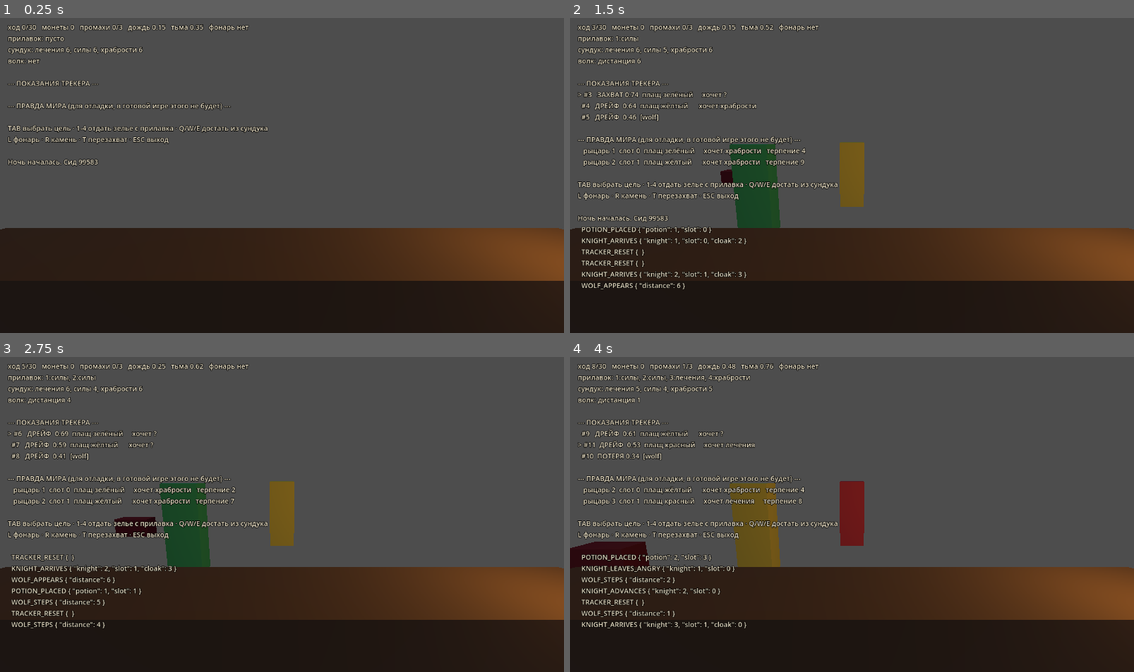
Above: before the commit, frames 1-4 (two rows, left to right).
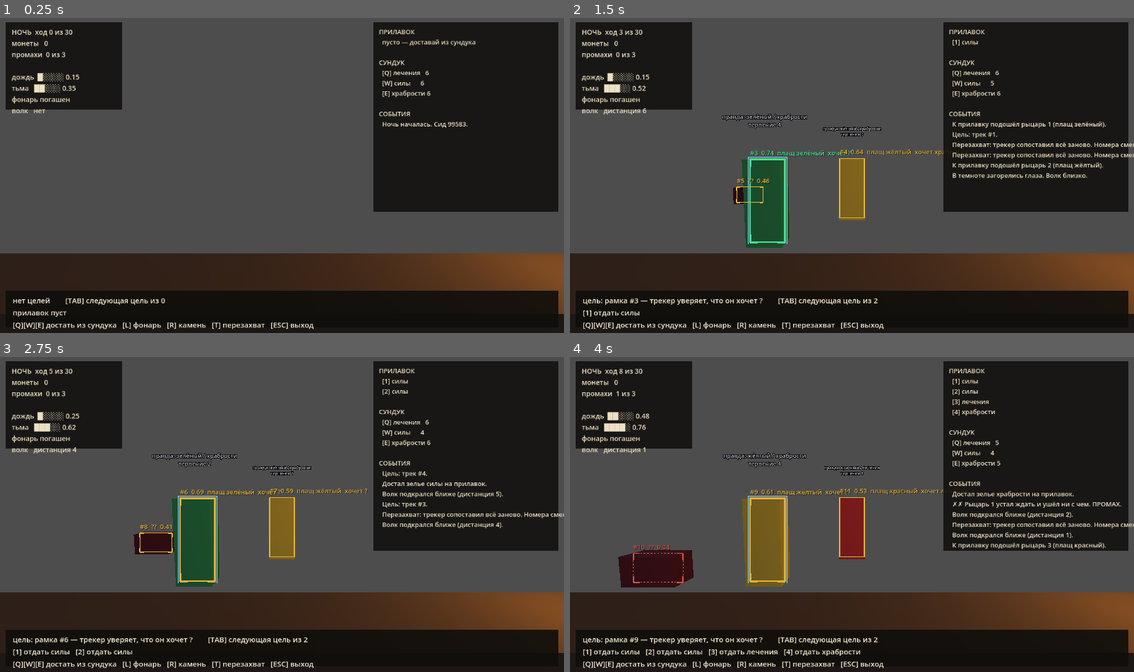
Above: after the commit, the same moments.

Repository: Azidaan/FlyNight
Game: Godot game, scene res://src/view/main.tscn
The game is run twice, just before and just after one commit, with the same random seed, the same clock (stepped at 60 frames per second) and the same inputs.
Inputs:
- Up to frame 1 (0.25 s): no input
- Up to frame 2 (1.5 s): tap Enter at 0.5 s; hold W 0.53-1.28 s; tap Tab at 0.6 s; tap Space at 0.77, 1.25 s; tap T at 0.8, 1.35 s
- Up to frame 3 (2.75 s): tap Space at 1.52 s; tap Tab at 1.55, 2.1 s; tap Enter at 2 s; hold W from 2.03 s (still down); tap T at 2.3 s
- Up to frame 4 (4 s): tap Space at 2.75, 3.02, 3.77 s; tap Q at 2.85 s; tap Tab at 3.05 s; tap Enter at 3.5 s; release W at 3.53 s; tap E at 3.6 s; tap T at 3.8 s

The runs differ from the first frame. In frame 1, 37% of the frame differs, in the area x 0-100%, y 1-99%; in frame 2, 41%; in frame 3, 42%; in frame 4, 42%.

Commit message:
feat: настоящие рамки трекинга и понятный интерфейс
По итогам первого плейтеста: было непонятно, что происходит.
Причина глубже интерфейса - игра про рамки, а рамок на экране
не было. Кубы отдельно, таблица с номерами отдельно, связать нечем.

- boxes.gd: проекция объектов из 3D в экранные рамки с уголками,
  цвет по состоянию трека, подпись #N / плащ / чего хочет
- правда мира вынесена табличкой Label3D над самим рыцарем -
  расхождение с рамкой видно не сводя глаз с одного места
- лог событий по-русски вместо KIND {dict}
- подсказки клавиш по контексту: не 1-4 отдать, а конкретное
  отдать лечения выбранной цели
- HUD разнесён на три блока по углам вместо одной простыни

Co-Authored-By: Claude Fable 5 <noreply@anthropic.com>

Diff:
--- /dev/null
+++ b/src/hud/boxes.gd
@@ -0,0 +1,110 @@
+extends Control
+
+## Рамки трекинга: проекция объектов из 3D в экранные прямоугольники.
+## Это визуальная суть игры — игрок видит сцену, но опознаёт объекты
+## только по тому, что написано на рамке.
+
+const COLOR_LOCKED := Color(0.27, 0.87, 0.56)
+const COLOR_DRIFTING := Color(0.88, 0.69, 0.21)
+const COLOR_LOST := Color(0.85, 0.32, 0.29)
+const COLOR_SELECTED := Color(0.56, 0.83, 1.0)
+
+var camera: Camera3D
+var entries: Array = []   # [{pos, size, track}]
+var selected_track_id: int = -1
+
+func set_entries(cam: Camera3D, list: Array, sel: int) -> void:
+	camera = cam
+	entries = list
+	selected_track_id = sel
+	queue_redraw()
+
+func _draw() -> void:
+	if camera == null:
+		return
+
+	var font := ThemeDB.fallback_font
+	for e in entries:
+		var world: Vector3 = e["pos"]
+		if camera.is_position_behind(world):
+			continue
+
+		var half: Vector3 = e["size"] * 0.5
+		var top := camera.unproject_position(world + Vector3(0, half.y, 0))
+		var bottom := camera.unproject_position(world - Vector3(0, half.y, 0))
+		var side := camera.unproject_position(world + Vector3(half.x, 0, 0))
+		var centre := camera.unproject_position(world)
+
+		var h: float = absf(bottom.y - top.y)
+		var w: float = maxf(absf(side.x - centre.x) * 2.0, 18.0)
+		var rect := Rect2(centre.x - w * 0.5, top.y, w, h)
+
+		var tr: Track = e["track"]
+		var col := _colour_for(tr)
+		var selected := tr.track_id == selected_track_id
+		var width := 3.0 if selected else 1.5
+
+		if tr.state == PN.TrackState.LOST:
+			_draw_dashed(rect, col, width)
+		else:
+			draw_rect(rect, col, false, width)
+
+		# уголки — так рамка читается как прицел, а не как окно
+		var tick := minf(w, h) * 0.22
+		for corner in [
+			[rect.position, Vector2(tick, 0), Vector2(0, tick)],
+			[rect.position + Vector2(rect.size.x, 0), Vector2(-tick, 0), Vector2(0, tick)],
+			[rect.position + Vector2(0, rect.size.y), Vector2(tick, 0), Vector2(0, -tick)],
+			[rect.end, Vector2(-tick, 0), Vector2(0, -tick)],
+		]:
+			draw_line(corner[0], corner[0] + corner[1], col, width + 1.0)
+			draw_line(corner[0], corner[0] + corner[2], col, width + 1.0)
+
+		if selected:
+			draw_rect(rect.grow(4.0), COLOR_SELECTED, false, 1.0)
+
+		var label := _label_for(tr)
+		var text_pos := Vector2(rect.position.x, rect.position.y - 8.0)
+		draw_string(font, text_pos + Vector2(1, 1), label,
+			HORIZONTAL_ALIGNMENT_LEFT, -1, 13, Color(0, 0, 0, 0.85))
+		draw_string(font, text_pos, label,
+			HORIZONTAL_ALIGNMENT_LEFT, -1, 13, col)
+
+func _colour_for(tr: Track) -> Color:
+	match tr.state:
+		PN.TrackState.LOCKED: return COLOR_LOCKED
+		PN.TrackState.DRIFTING: return COLOR_DRIFTING
+	return COLOR_LOST
+
+func _label_for(tr: Track) -> String:
+	if tr.kind == &"wolf":
+		return "#%d  ??  %.2f" % [tr.track_id, tr.conf]
+	if tr.kind == &"coin":
+		return "#%d  монета  %.2f" % [tr.track_id, tr.conf]
+	if tr.state == PN.TrackState.LOST:
+		return "#%d  ПОТЕРЯН  %.2f" % [tr.track_id, tr.conf]
+	return "#%d  %.2f  плащ %s  хочет %s" % [
+		tr.track_id, tr.conf,
+		PN.cloak_name(tr.remembered_cloak),
+		PN.potion_name(tr.remembered_order)]
+
+func _draw_dashed(rect: Rect2, col: Color, width: float) -> void:
+	var step := 7.0
+	for corner in [
+		[rect.position, Vector2(rect.size.x, 0)],
+		[rect.position + Vector2(rect.size.x, 0), Vector2(0, rect.size.y)],
+		[rect.position + Vector2(0, rect.size.y), Vector2(rect.size.x, 0)],
+		[rect.position, Vector2(0, rect.size.y)],
+	]:
+		var start: Vector2 = corner[0]
+		var span: Vector2 = corner[1]
+		var length := span.length()
+		if length <= 0.0:
+			continue
+		var dir := span / length
+		var t := 0.0
+		while t < length:
+			var a := start + dir * t
+			var b := start + dir * minf(t + step * 0.5, length)
+			draw_line(a, b, col, width)
+			t += step
--- a/src/view/main.gd
+++ b/src/view/main.gd
@@ -1,19 +1,26 @@
 extends Node3D
 
-## Уродливый играбельный срез. Кубы вместо моделей, текст вместо панелей.
-## Смотреть не на что — играть можно. Это точка первого плейтеста.
+## Играбельный срез. Кубы вместо моделей, но рамки трекинга настоящие —
+## именно они, а не красота, делают игру понятной.
 
 const SLOT_X := [0.0, 1.7, 3.4]
-const SLOT_Z := [-2.0, -3.6, -5.2]
+const SLOT_Z := [-2.2, -3.9, -5.6]
+const KNIGHT_SIZE := Vector3(0.7, 1.7, 0.5)
+const WOLF_SIZE := Vector3(1.0, 0.6, 0.5)
 
 var state: GameState
 var tracker: FakeTracker
 var tracks: Array[Track] = []
 var selected: int = 0
 var log_lines: Array[String] = []
-
-@onready var hud: Label = $HUD/Text
+var _node_of: Dictionary = {}   # object_id -> Node3D
+
+@onready var camera: Camera3D = $Camera3D
 @onready var slots: Node3D = $Slots
+@onready var boxes: Control = $HUD/Boxes
+@onready var status: Label = $HUD/Status
+@onready var panel: Label = $HUD/Panel
+@onready var actions_label: Label = $HUD/Actions
 
 func _ready() -> void:
 	_new_night(randi() % 100000)
@@ -23,21 +30,10 @@
 	tracker = FakeTracker.new(s + 1)
 	tracks = tracker.update(SceneView.from_state(state))
 	selected = 0
-	log_lines = ["Ночь началась. Сид %d" % s]
+	log_lines = ["Ночь началась. Сид %d." % s]
 	_redraw()
 
-func _knight_tracks() -> Array[Track]:
-	var out: Array[Track] = []
-	for tr in tracks:
-		if tr.kind == &"knight":
-			out.append(tr)
-	return out
-
-func _selected_track_id() -> int:
-	var kt := _knight_tracks()
-	if kt.is_empty():
-		return -1
-	return kt[selected % kt.size()].track_id
+# ── ввод ──────────────────────────────────────────────────────
 
 func _unhandled_key_input(event: InputEvent) -> void:
 	if not event.is_pressed() or event.is_echo():
@@ -56,6 +52,7 @@
 		var kt := _knight_tracks()
 		if not kt.is_empty():
 			selected = (selected + 1) % kt.size()
+			_log("Цель: трек #%d." % kt[selected].track_id)
 			_redraw()
 		return
 
@@ -74,111 +71,232 @@
 	if r == null:
 		return
 	if not r.ok:
-		_log("отказ: " + r.reason)
+		_log("✗ Нельзя: %s." % r.reason)
 		_redraw()
 		return
 
 	_log_events(r.events)
 	_log_events(Turn.world_turn(state, tracker).events)
 	tracks = tracker.update(SceneView.from_state(state))
+	if selected >= _knight_tracks().size():
+		selected = 0
 	_redraw()
+
+# ── треки ─────────────────────────────────────────────────────
+
+func _knight_tracks() -> Array[Track]:
+	var out: Array[Track] = []
+	for tr in tracks:
+		if tr.kind == &"knight":
+			out.append(tr)
+	return out
+
+func _selected_track_id() -> int:
+	var kt := _knight_tracks()
+	if kt.is_empty():
+		return -1
+	return kt[selected % kt.size()].track_id
+
+# ── лог по-человечески ────────────────────────────────────────
 
 func _log(line: String) -> void:
 	log_lines.append(line)
-	while log_lines.size() > 7:
+	while log_lines.size() > 6:
 		log_lines.pop_front()
 
 func _log_events(events: Array[GameEvent]) -> void:
 	for e in events:
-		_log("  " + String(e.kind) + " " + str(e.data))
+		var line := _describe(e)
+		if line != "":
+			_log(line)
+
+func _describe(e: GameEvent) -> String:
+	var d := e.data
+	match e.kind:
+		&"POTION_PLACED":
+			return "Достал зелье %s на прилавок." % PN.potion_name(d["potion"])
+		&"POTION_HANDED":
+			return "✓ Рыцарь %d получил зелье %s — то, что просил." % [
+				d["knight"], PN.potion_name(d["potion"])]
+		&"POTION_REFUSED":
+			return "✗ Рыцарю %d не подошло зелье %s. Он злится, терпение −3." % [
+				d["knight"], PN.potion_name(d["potion"])]
+		&"KNIGHT_LEAVES_HAPPY":
+			return "Рыцарь %d уходит довольный." % d["knight"]
+		&"KNIGHT_LEAVES_ANGRY":
+			return "✗✗ Рыцарь %d устал ждать и ушёл ни с чем. ПРОМАХ." % d["knight"]
+		&"KNIGHT_ARRIVES":
+			return "К прилавку подошёл рыцарь %d (плащ %s)." % [
+				d["knight"], PN.cloak_name(d["cloak"])]
+		&"COIN_THROWN":
+			return "Монета покатилась по доскам — успей увидеть её трекером."
+		&"COIN_COLLECTED":
+			return "✓ Монета подобрана."
+		&"COIN_LOST":
+			return "✗ Монета укатилась в темноту — трекер её потерял."
+		&"LANTERN_LIT":
+			return "Зажёг фонарь на %d хода. Видно лучше, но волк осмелеет." % d["turns"]
+		&"LANTERN_DIED":
+			return "Фонарь погас."
+		&"ROCK_THROWN":
+			return "Бросил камень."
+		&"ROCK_MISSED":
+			return "✗ Промах — трекер потерял волка, кидал вслепую. Ход потрачен."
+		&"WOLF_APPEARS":
+			return "В темноте загорелись глаза. Волк близко."
+		&"WOLF_STEPS":
+			return "Волк подкрался ближе (дистанция %d)." % d["distance"]
+		&"WOLF_STEALS":
+			if d["potion"] < 0:
+				return "✗ Волк дошёл до прилавка, но красть было нечего."
+			return "✗ Волк утащил зелье %s!" % PN.potion_name(d["potion"])
+		&"WOLF_FLEES":
+			return "Волк скрылся в темноте."
+		&"TRACKER_RESET":
+			return "Перезахват: трекер сопоставил всё заново. Номера сменились."
+		&"DAWN":
+			return "═══ РАССВЕТ. Заработано монет: %d. ═══" % d["coins"]
+		&"NIGHT_FAILED":
+			return "═══ ТРИ ПРОМАХА. Ночь провалена. Монет: %d. ═══" % d["coins"]
+	return ""
+
+# ── отрисовка ─────────────────────────────────────────────────
 
 func _redraw() -> void:
-	_redraw_scene()
-	hud.text = "\n".join(_hud_lines())
-
-func _redraw_scene() -> void:
+	_rebuild_scene()
+	status.text = _status_text()
+	panel.text = _panel_text()
+	actions_label.text = _actions_text()
+	_push_boxes()
+
+func _rebuild_scene() -> void:
 	for c in slots.get_children():
 		c.queue_free()
+	_node_of.clear()
 
 	for k in state.knights:
 		if k.slot < 0:
 			continue
-		var box := MeshInstance3D.new()
-		var mesh := BoxMesh.new()
-		mesh.size = Vector3(0.6, 1.6, 0.4)
-		box.mesh = mesh
-		box.position = Vector3(SLOT_X[k.slot], 0.8, SLOT_Z[k.slot])
-		var mat := StandardMaterial3D.new()
-		mat.albedo_color = _cloak_color(k.cloak)
-		box.material_override = mat
+		var box := _make_box(KNIGHT_SIZE, _cloak_color(k.cloak))
+		box.position = Vector3(SLOT_X[k.slot], KNIGHT_SIZE.y * 0.5, SLOT_Z[k.slot])
 		slots.add_child(box)
+		_node_of[k.id] = box
+
+		# Правда мира прямо над рыцарем. Рамка трекера говорит своё —
+		# расхождение видно, не сводя глаз с одного места.
+		var truth := Label3D.new()
+		truth.text = "правда: %s / %s\nтерпение %d" % [
+			PN.cloak_name(k.cloak), PN.potion_name(k.order), k.patience]
+		truth.font_size = 28
+		truth.pixel_size = 0.004
+		truth.billboard = BaseMaterial3D.BILLBOARD_ENABLED
+		truth.modulate = Color(0.65, 0.65, 0.7)
+		truth.outline_modulate = Color(0, 0, 0, 0.9)
+		truth.position = Vector3(0, KNIGHT_SIZE.y * 0.5 + 0.75, 0)
+		box.add_child(truth)
 
 	if state.wolf_distance >= 0:
-		var wolf := MeshInstance3D.new()
-		var wmesh := BoxMesh.new()
-		wmesh.size = Vector3(0.9, 0.5, 0.4)
-		wolf.mesh = wmesh
-		wolf.position = Vector3(-2.5, 0.3, -1.0 - state.wolf_distance * 0.8)
-		var wmat := StandardMaterial3D.new()
-		wmat.albedo_color = Color(0.5, 0.1, 0.1)
-		wolf.material_override = wmat
+		var wolf := _make_box(WOLF_SIZE, Color(0.45, 0.12, 0.12))
+		wolf.position = Vector3(-2.2, WOLF_SIZE.y * 0.5, -1.4 - state.wolf_distance * 0.75)
 		slots.add_child(wolf)
+		_node_of[-1] = wolf
+
+func _make_box(size: Vector3, colour: Color) -> MeshInstance3D:
+	var node := MeshInstance3D.new()
+	var mesh := BoxMesh.new()
+	mesh.size = size
+	node.mesh = mesh
+	var mat := StandardMaterial3D.new()
+	mat.albedo_color = colour
+	node.material_override = mat
+	return node
 
 func _cloak_color(cloak: int) -> Color:
 	match cloak:
-		PN.Cloak.RED: return Color(0.75, 0.2, 0.2)
-		PN.Cloak.BLUE: return Color(0.2, 0.35, 0.75)
-		PN.Cloak.GREEN: return Color(0.2, 0.6, 0.3)
-		PN.Cloak.YELLOW: return Color(0.8, 0.7, 0.2)
-		PN.Cloak.PURPLE: return Color(0.5, 0.3, 0.7)
+		PN.Cloak.RED: return Color(0.78, 0.19, 0.19)
+		PN.Cloak.BLUE: return Color(0.19, 0.34, 0.78)
+		PN.Cloak.GREEN: return Color(0.19, 0.6, 0.31)
+		PN.Cloak.YELLOW: return Color(0.83, 0.72, 0.2)
+		PN.Cloak.PURPLE: return Color(0.5, 0.28, 0.7)
 	return Color.WHITE
 
-func _hud_lines() -> Array[String]:
+func _push_boxes() -> void:
+	var list: Array = []
+	for tr in tracks:
+		if tr.kind == &"coin":
+			continue
+		var node: Node3D = _node_of.get(tr.object_id)
+		if node == null:
+			continue
+		var size := WOLF_SIZE if tr.kind == &"wolf" else KNIGHT_SIZE
+		list.append({"pos": node.global_position, "size": size, "track": tr})
+	boxes.set_entries(camera, list, _selected_track_id())
+
+# ── тексты панелей ────────────────────────────────────────────
+
+func _status_text() -> String:
 	var lines: Array[String] = []
-	lines.append("ход %d/%d   монеты %d   промахи %d/%d   дождь %.2f   тьма %.2f   фонарь %s" % [
-		state.turn, PN.NIGHT_TURNS, state.coins, state.misses, PN.MAX_MISSES,
-		state.rain(), state.dark(), "горит" if state.lantern_on() else "нет"])
-
-	var shelf: Array[String] = []
+	lines.append("НОЧЬ  ход %d из %d" % [state.turn, PN.NIGHT_TURNS])
+	lines.append("монеты   %d" % state.coins)
+	lines.append("промахи  %d из %d" % [state.misses, PN.MAX_MISSES])
+	lines.append("")
+	lines.append("дождь  %s" % _bar(state.rain()))
+	lines.append("тьма   %s" % _bar(state.dark()))
+	lines.append("фонарь %s" % ("горит, %d хода" % state.lantern_turns if state.lantern_on() else "погашен"))
+	lines.append("волк   %s" % ("нет" if state.wolf_distance < 0 else "дистанция %d" % state.wolf_distance))
+	return "\n".join(lines)
+
+func _bar(v: float) -> String:
+	var filled := int(round(v * 5.0))
+	return "█".repeat(filled) + "░".repeat(5 - filled) + " %.2f" % v
+
+func _panel_text() -> String:
+	var lines: Array[String] = []
+	lines.append("ПРИЛАВОК")
+	if state.counter.is_empty():
+		lines.append("  пусто — доставай из сундука")
+	else:
+		for i in range(state.counter.size()):
+			lines.append("  [%d] %s" % [i + 1, PN.potion_name(state.counter[i])])
+	lines.append("")
+	lines.append("СУНДУК")
+	lines.append("  [Q] лечения   %d" % state.chest[PN.Potion.HEALING])
+	lines.append("  [W] силы      %d" % state.chest[PN.Potion.STRENGTH])
+	lines.append("  [E] храбрости %d" % state.chest[PN.Potion.COURAGE])
+	lines.append("")
+	lines.append("СОБЫТИЯ")
+	for l in log_lines:
+		lines.append("  " + l)
+	return "\n".join(lines)
+
+func _actions_text() -> String:
+	if state.finished:
+		return "═══ %s ═══   монет %d   ·   ПРОБЕЛ — новая ночь   ·   ESC — выход" % [
+			"РАССВЕТ" if state.outcome == "dawn" else "ПРОВАЛ", state.coins]
+
+	var sel := _selected_track_id()
+	var kt := _knight_tracks()
+	var head := "нет целей"
+	if sel >= 0:
+		var tr := _track_by_id(sel)
+		if tr != null:
+			head = "цель: рамка #%d — трекер уверяет, что он хочет %s" % [
+				tr.track_id, PN.potion_name(tr.remembered_order)]
+
+	var parts: Array[String] = []
 	for i in range(state.counter.size()):
-		shelf.append("%d:%s" % [i + 1, PN.potion_name(state.counter[i])])
-	lines.append("прилавок: " + (", ".join(shelf) if not shelf.is_empty() else "пусто"))
-	lines.append("сундук: лечения %d, силы %d, храбрости %d" % [
-		state.chest[PN.Potion.HEALING], state.chest[PN.Potion.STRENGTH],
-		state.chest[PN.Potion.COURAGE]])
-	lines.append("волк: " + ("нет" if state.wolf_distance < 0 else "дистанция %d" % state.wolf_distance))
-	lines.append("")
-	lines.append("--- ПОКАЗАНИЯ ТРЕКЕРА ---")
-
-	var sel := _selected_track_id()
-	var state_names := ["ЗАХВАТ", "ДРЕЙФ ", "ПОТЕРЯ"]
+		parts.append("[%d] отдать %s" % [i + 1, PN.potion_name(state.counter[i])])
+	if parts.is_empty():
+		parts.append("прилавок пуст")
+
+	var lines: Array[String] = []
+	lines.append("%s        [TAB] следующая цель из %d" % [head, kt.size()])
+	lines.append("   ".join(parts))
+	lines.append("[Q][W][E] достать из сундука   [L] фонарь   [R] камень   [T] перезахват   [ESC] выход")
+	return "\n".join(lines)
+
+func _track_by_id(id: int) -> Track:
 	for tr in tracks:
-		var mark := ">" if tr.track_id == sel else " "
-		if tr.kind == &"knight":
-			var order_txt := "—" if tr.state == PN.TrackState.LOST \
-				else PN.potion_name(tr.remembered_order)
-			lines.append("%s #%-3d %s %.2f  плащ %-11s хочет %s" % [
-				mark, tr.track_id, state_names[tr.state], tr.conf,
-				PN.cloak_name(tr.remembered_cloak), order_txt])
-		else:
-			lines.append("%s #%-3d %s %.2f  [%s]" % [
-				mark, tr.track_id, state_names[tr.state], tr.conf, tr.kind])
-
-	lines.append("")
-	lines.append("--- ПРАВДА МИРА (для отладки, в готовой игре этого не будет) ---")
-	for k in state.knights:
-		lines.append("   рыцарь %d  слот %d  плащ %-11s хочет %-11s терпение %d" % [
-			k.id, k.slot, PN.cloak_name(k.cloak), PN.potion_name(k.order), k.patience])
-
-	lines.append("")
-	lines.append("TAB выбрать цель · 1-4 отдать зелье с прилавка · Q/W/E достать из сундука")
-	lines.append("L фонарь · R камень · T перезахват · ESC выход")
-
-	if state.finished:
-		lines.append("")
-		lines.append("═══ %s ═══  монет %d  ·  ПРОБЕЛ — новая ночь" % [
-			"РАССВЕТ" if state.outcome == "dawn" else "ПРОВАЛ", state.coins])
-
-	lines.append("")
-	lines.append_array(log_lines)
-	return lines
+		if tr.track_id == id:
+			return tr
+	return null
--- a/src/view/main.tscn
+++ b/src/view/main.tscn
@@ -1,32 +1,36 @@
-[gd_scene load_steps=4 format=3]
+[gd_scene load_steps=6 format=3]
 
 [ext_resource type="Script" path="res://src/view/main.gd" id="1_main"]
+[ext_resource type="Script" path="res://src/hud/boxes.gd" id="2_boxes"]
 
 [sub_resource type="BoxMesh" id="BoxMesh_counter"]
-size = Vector3(5, 0.9, 0.7)
+size = Vector3(6, 0.9, 0.7)
 
 [sub_resource type="StandardMaterial3D" id="Mat_counter"]
 albedo_color = Color(0.36, 0.25, 0.14, 1)
+
+[sub_resource type="StandardMaterial3D" id="Mat_panel"]
+albedo_color = Color(0.06, 0.055, 0.045, 1)
 
 [node name="Main" type="Node3D"]
 script = ExtResource("1_main")
 
 [node name="Camera3D" type="Camera3D" parent="."]
-transform = Transform3D(1, 0, 0, 0, 0.985, 0.174, 0, -0.174, 0.985, 1.7, 1.7, 1.6)
+transform = Transform3D(1, 0, 0, 0, 0.996, 0.087, 0, -0.087, 0.996, 1.7, 1.75, 1.9)
 
 [node name="Moon" type="DirectionalLight3D" parent="."]
-transform = Transform3D(0.87, -0.32, 0.37, 0, 0.76, 0.65, -0.49, -0.57, 0.66, 0, 5, 0)
-light_color = Color(0.62, 0.7, 0.9, 1)
-light_energy = 0.35
+transform = Transform3D(0.87, -0.32, 0.37, 0, 0.76, 0.65, -0.49, -0.57, 0.66, 0, 6, 0)
+light_color = Color(0.6, 0.68, 0.9, 1)
+light_energy = 0.45
 
 [node name="Lantern" type="OmniLight3D" parent="."]
-transform = Transform3D(1, 0, 0, 0, 1, 0, 0, 0, 1, 3.6, 1.6, 0.6)
+transform = Transform3D(1, 0, 0, 0, 1, 0, 0, 0, 1, 3.9, 1.7, 0.7)
 light_color = Color(1, 0.78, 0.42, 1)
-light_energy = 1.2
-omni_range = 8.0
+light_energy = 1.4
+omni_range = 10.0
 
 [node name="Counter" type="MeshInstance3D" parent="."]
-transform = Transform3D(1, 0, 0, 0, 1, 0, 0, 0, 1, 1.7, 0.45, 0.2)
+transform = Transform3D(1, 0, 0, 0, 1, 0, 0, 0, 1, 1.7, 0.45, 0.5)
 mesh = SubResource("BoxMesh_counter")
 material_override = SubResource("Mat_counter")
 
@@ -34,15 +38,63 @@
 
 [node name="HUD" type="CanvasLayer" parent="."]
 
-[node name="Text" type="Label" parent="HUD"]
-anchors_preset = 15
+[node name="Boxes" type="Control" parent="HUD"]
 anchor_right = 1.0
 anchor_bottom = 1.0
-offset_left = 16.0
+mouse_filter = 2
+script = ExtResource("2_boxes")
+
+[node name="StatusBg" type="ColorRect" parent="HUD"]
+offset_left = 12.0
 offset_top = 12.0
-offset_right = -16.0
+offset_right = 250.0
+offset_bottom = 190.0
+color = Color(0.06, 0.055, 0.045, 0.85)
+
+[node name="Status" type="Label" parent="HUD"]
+offset_left = 24.0
+offset_top = 22.0
+offset_right = 244.0
+offset_bottom = 184.0
+theme_override_colors/font_color = Color(0.93, 0.88, 0.77, 1)
+theme_override_font_sizes/font_size = 14
+
+[node name="PanelBg" type="ColorRect" parent="HUD"]
+anchor_left = 1.0
+anchor_right = 1.0
+offset_left = -390.0
+offset_top = 12.0
+offset_right = -12.0
+offset_bottom = 400.0
+color = Color(0.06, 0.055, 0.045, 0.85)
+
+[node name="Panel" type="Label" parent="HUD"]
+anchor_left = 1.0
+anchor_right = 1.0
+offset_left = -378.0
+offset_top = 22.0
+offset_right = -20.0
+offset_bottom = 392.0
+theme_override_colors/font_color = Color(0.93, 0.88, 0.77, 1)
+theme_override_font_sizes/font_size = 13
+
+[node name="ActionsBg" type="ColorRect" parent="HUD"]
+anchor_top = 1.0
+anchor_right = 1.0
+anchor_bottom = 1.0
+offset_left = 12.0
+offset_top = -86.0
+offset_right = -12.0
 offset_bottom = -12.0
-theme_override_colors/font_color = Color(0.9, 0.86, 0.76, 1)
-theme_override_colors/font_outline_color = Color(0, 0, 0, 1)
-theme_override_constants/outline_size = 4
-theme_override_font_sizes/font_size = 14
+color = Color(0.06, 0.055, 0.045, 0.9)
+
+[node name="Actions" type="Label" parent="HUD"]
+anchor_top = 1.0
+anchor_right = 1.0
+anchor_bottom = 1.0
+offset_left = 26.0
+offset_top = -78.0
+offset_right = -26.0
+offset_bottom = -18.0
+theme_override_colors/font_color = Color(0.96, 0.92, 0.82, 1)
+theme_override_font_sizes/font_size = 15
Not shown, added: src/hud/boxes.gd.uid
